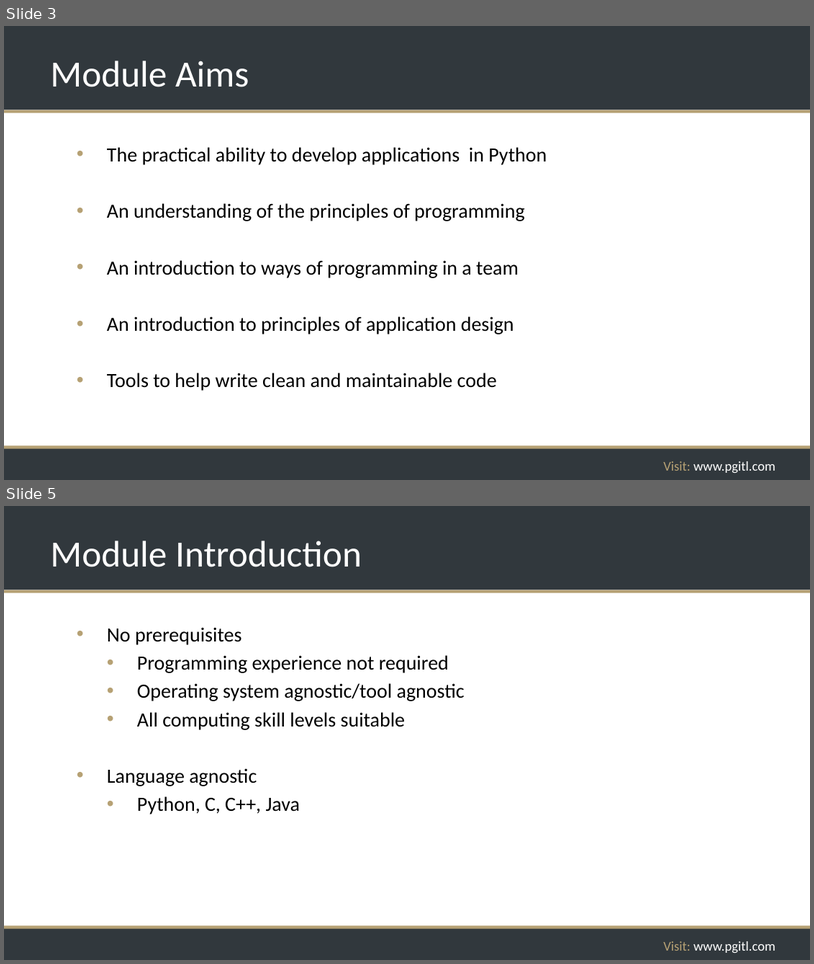
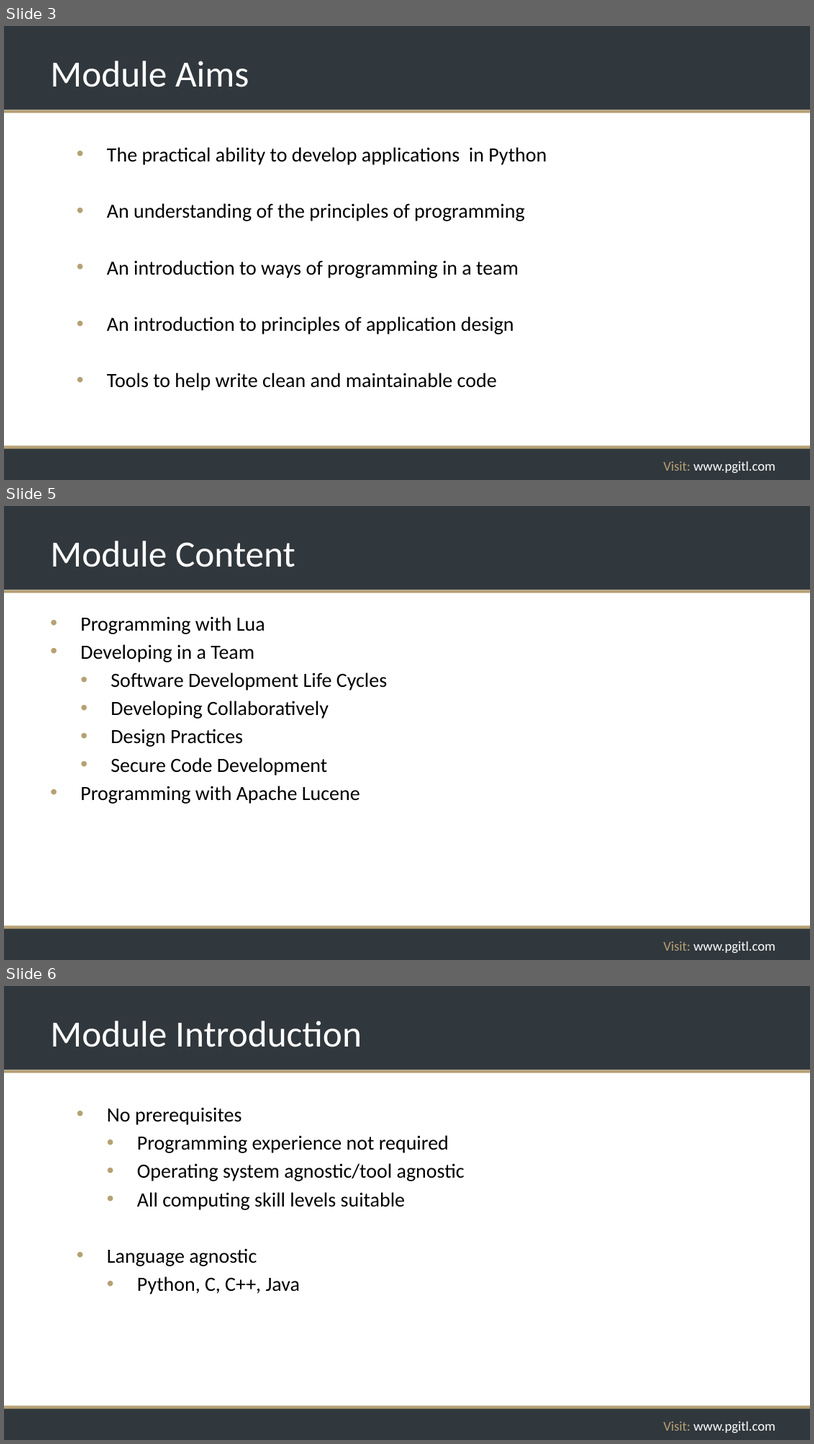
Before and after one commit to rikkouri/project-a, a slide deck: Programming Foundations.pptx. Shown one above the other, each under a label of ours: slides 3 and 5 before the commit, slides 3, 5 and 6 after it; the slides between them are not shown. The pictures are 814x964 and 814x1444 pixels, drawn with LibreOffice and Linux fonts; fonts in the diff are those of the drawing; background and template pictures are left out. Boxes give left, top, right and bottom in pixels: in the first picture for what was removed or moved away, otherwise in the second. Text is boxed around its words. In the diff, an @@ line names an element or a change of style, - is before the commit and + after.

Commit message:
Forgot to update module contents page.

```diff
--- a/Programming Foundations.pptx
+++ b/Programming Foundations.pptx
@@ slide 5 added at [4,506,810,960], background #FFFFFF; not listed: 5 template elements that a slide beside it also shows @@
@@ title added at [50,541,296,567], 44 pt, text #FFFFFF @@
+Module Content
@@ text added at [80,616,387,803], 24 pt, text #000000 @@
+• Programming with Lua
+• Developing in a Team
+  • Software Development Life Cycles
+  • Developing Collaboratively
+  • Design Practices
+  • Secure Code Development
+• Programming with Apache Lucene
@@ what was slide 5 is now slide 6 @@
```
Also in this commit, not shown: 1 slide changed.
